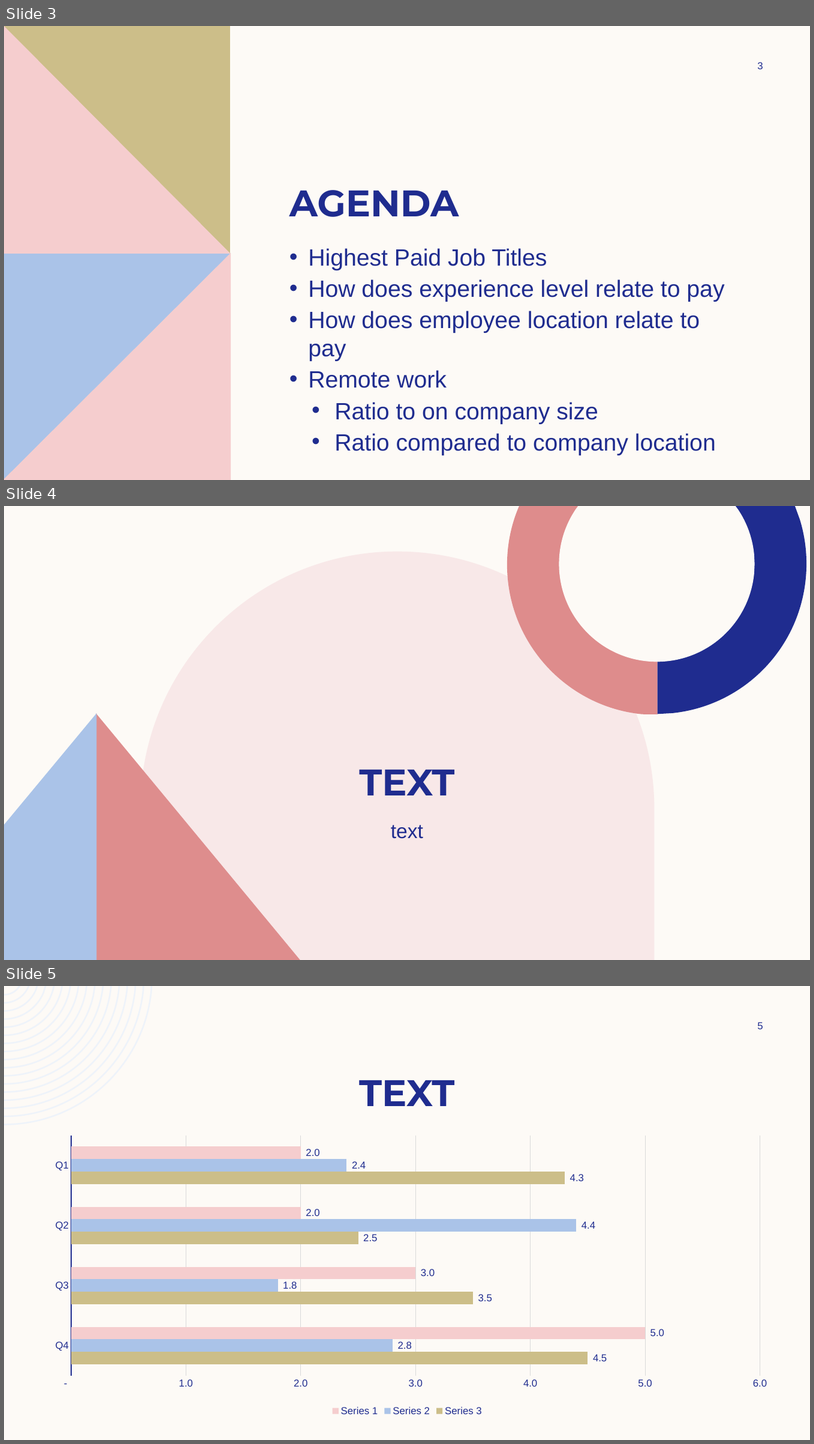
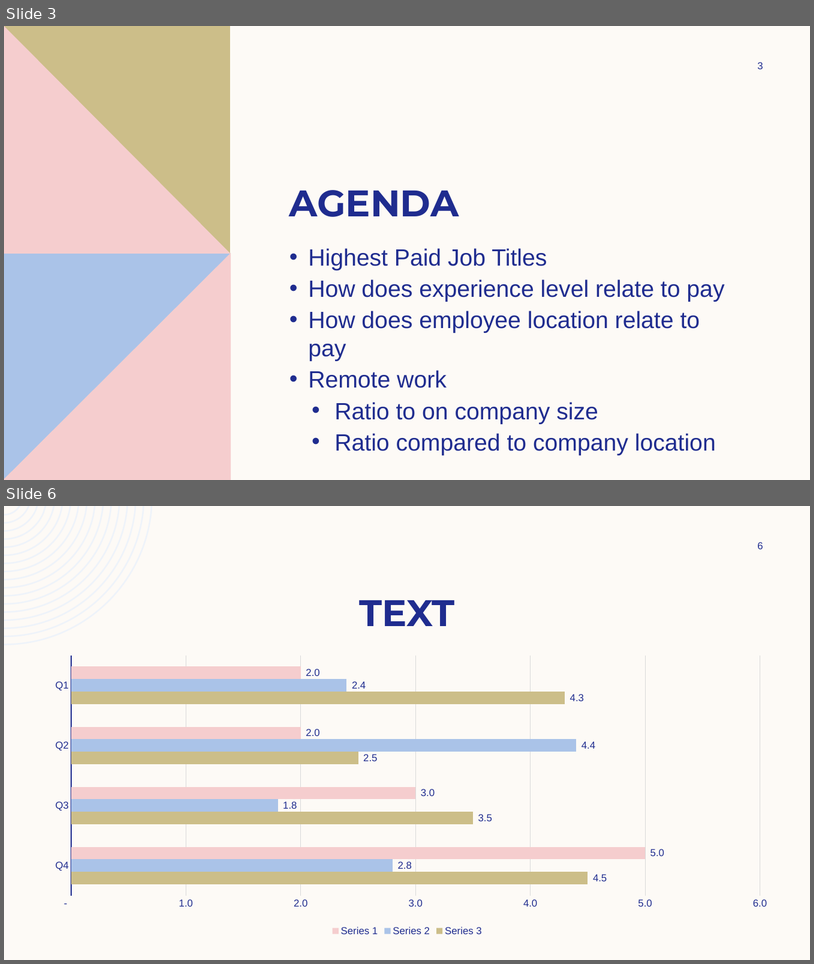
Before and after one commit to joshlynj/ds_salaries, a slide deck: powerpoint/Data Science Salaries from 2022-2023 pt2.pptx. Shown one above the other, each under a label of ours: slides 3, 4 and 5 before the commit, slides 3 and 6 after it; the slides between them are not shown. The pictures are 814x1444 and 814x964 pixels, drawn with LibreOffice and Linux fonts; fonts in the diff are those of the drawing. Boxes give left, top, right and bottom in pixels: in the first picture for what was removed or moved away, otherwise in the second. Text is boxed around its words. In the diff, an @@ line names an element or a change of style, - is before the commit and + after.

```diff
--- a/powerpoint/Data Science Salaries from 2022-2023 pt2.pptx
+++ b/powerpoint/Data Science Salaries from 2022-2023 pt2.pptx
@@ slide 4 removed at bbox=[4, 506, 810, 960], background #FDFAF6 @@
@@ freeform shape removed at bbox=[507, 506, 658, 714] @@
@@ freeform shape removed at bbox=[560, 506, 755, 661] @@
@@ freeform shape removed at bbox=[658, 506, 807, 714] @@
@@ freeform shape removed at bbox=[141, 552, 655, 960] @@
@@ freeform shape removed at bbox=[4, 713, 96, 960] @@
@@ freeform shape removed at bbox=[96, 713, 302, 960] @@
@@ title removed at bbox=[359, 769, 455, 795] @@
-TEXT
@@ text removed at bbox=[391, 825, 423, 838] @@
-text
@@ what was slide 5 is now slide 6 @@
@@ page number at bbox=[758, 542, 763, 549]: text changed @@
-5
+6
```
Also in this commit, not shown: 2 slides added, 1 other slide removed, 1 other file.
